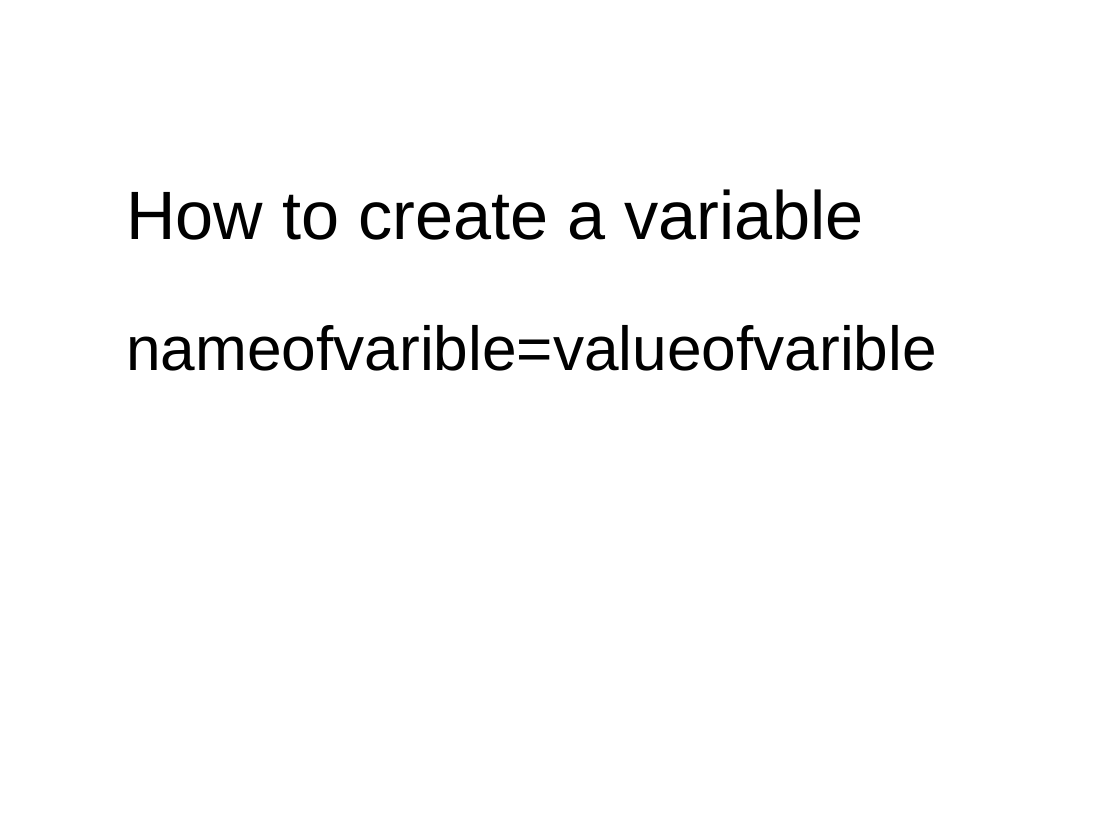
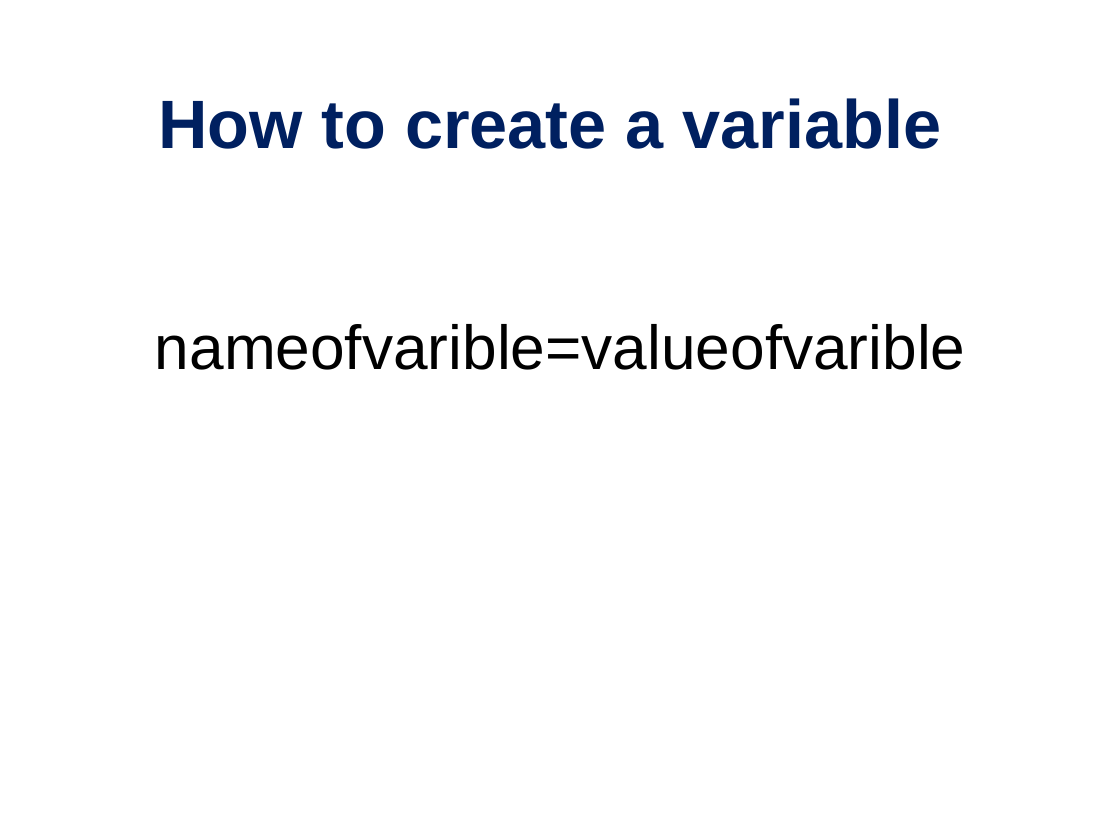
Before and after one commit to PRodriguez19/Intro-to-rnaseq, a slide deck: slide 21 of lectures/Lecture9-MMG232.pptx (slide 23 before the commit). Drawn at 1120x840 pixels with LibreOffice and Linux fonts; fonts in the diff are those of the drawing. Boxes give left, top, right and bottom in pixels: in the first picture for what was removed or moved away, otherwise in the second. Text is boxed around its words. In the diff, an @@ line names an element or a change of style, - is before the commit and + after.

```diff
--- a/lectures/Lecture9-MMG232.pptx
+++ b/lectures/Lecture9-MMG232.pptx
@@ title "How to create a variable": place and size @@
-title "How to create a variable" at bbox=[126, 189, 864, 240]
+title "How to create a variable" at bbox=[158, 98, 941, 149]
@@ title "How to create a variable" at bbox=[158, 98, 941, 149]: text colour #000000 to #002060, bold on; alignment left to centre @@
@@ text "nameofvarible=valueofvarible": place and size @@
-text "nameofvarible=valueofvarible" at bbox=[126, 325, 937, 371]
+text "nameofvarible=valueofvarible" at bbox=[155, 324, 966, 370]
@@ text "nameofvarible=valueofvarible" at bbox=[155, 324, 966, 370]: alignment left to centre @@
```
Also in this commit, not shown: 21 other slides changed, 3 slides added, 4 slides removed, 2 other files.
